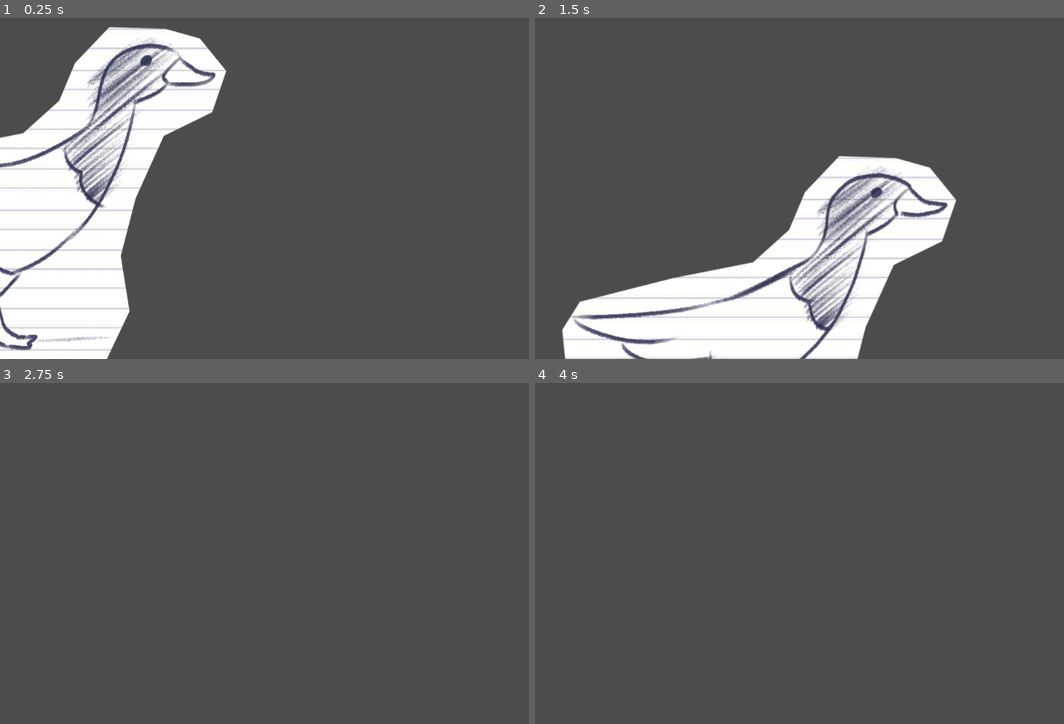
Above: before the commit, frames 1-4 (two rows, left to right).
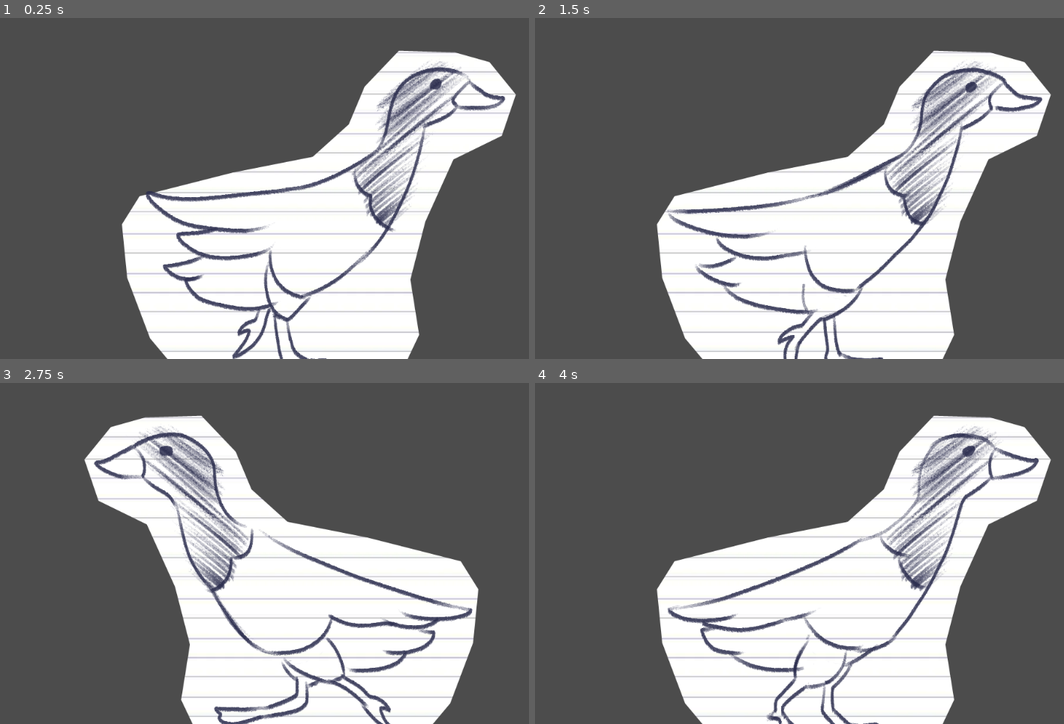
Above: after the commit, the same moments.

Repository: blacheo/Game-Jam-Fall-2022
Game: Godot game, scene res://Player.tscn
Two runs of this game, one before a commit and one after it. Both use one fixed random seed, a clock stepped at 60 frames per second and the inputs below.
Inputs:
- Up to frame 1 (0.25 s): no input
- Up to frame 2 (1.5 s): hold D (ui_right) from 0.53 s (still down); tap W (ui_up) at 0.77 s
- Up to frame 3 (2.75 s): tap W (ui_up) at 1.52 s; release D (ui_right) at 2.03 s; hold A (ui_left) from 2.03 s (still down)
- Up to frame 4 (4 s): release A (ui_left) at 2.78 s; hold D (ui_right) from 2.78 s (still down); tap W (ui_up) at 3.02, 3.77 s

The runs differ from the first frame. In frame 1, 62% of the frame differs, in the area x 0-98%, y 2-100%; in frame 2, 33%; in frame 3, 38%; in frame 4, 38%.

Commit message:
Better Mesh
Fitted goose mesh

Diff:
--- a/Player.tscn
+++ b/Player.tscn
@@ -30,22 +30,19 @@
 "speed": 5.0
 } ]
 
-[sub_resource type="RectangleShape2D" id=2]
-extents = Vector2( 259.5, 308 )
-
 [node name="Player" type="KinematicBody2D"]
-position = Vector2( 18, 253 )
+position = Vector2( 1, -19 )
 collision_layer = 15
 script = ExtResource( 1 )
-__meta__ = {
-"_edit_group_": true
-}
 
 [node name="AnimatedSprite" type="AnimatedSprite" parent="."]
 frames = SubResource( 1 )
 animation = "idle"
+frame = 1
 playing = true
 
-[node name="CollisionShape2D" type="CollisionShape2D" parent="."]
-position = Vector2( 27.5, 17 )
-shape = SubResource( 2 )
+[node name="CollisionPolygon2D" type="CollisionPolygon2D" parent="."]
+polygon = PoolVector2Array( 1, -3, -78, 9, -160, 46, -227, 96, -251, 157, -251, 171, -191, 177, -136, 182, -82, 194, -23, 219, -18, 232, -17, 274, -20, 307, 26, 330, 112, 345, 151, 327, 152, 278, 102, 267, 87, 232, 95, 206, 165, 149, 214, 76, 218, -12, 183, -151, 207, -176, 262, -191, 300, -213, 300, -237, 175, -299, 144, -291, 124, -284, 57, -220, 51, -161, 55, -92, 57, -50 )
+
+[node name="Camera2D" type="Camera2D" parent="."]
+current = true
Not shown: 1 places in Player.tscn that only renumber resources
